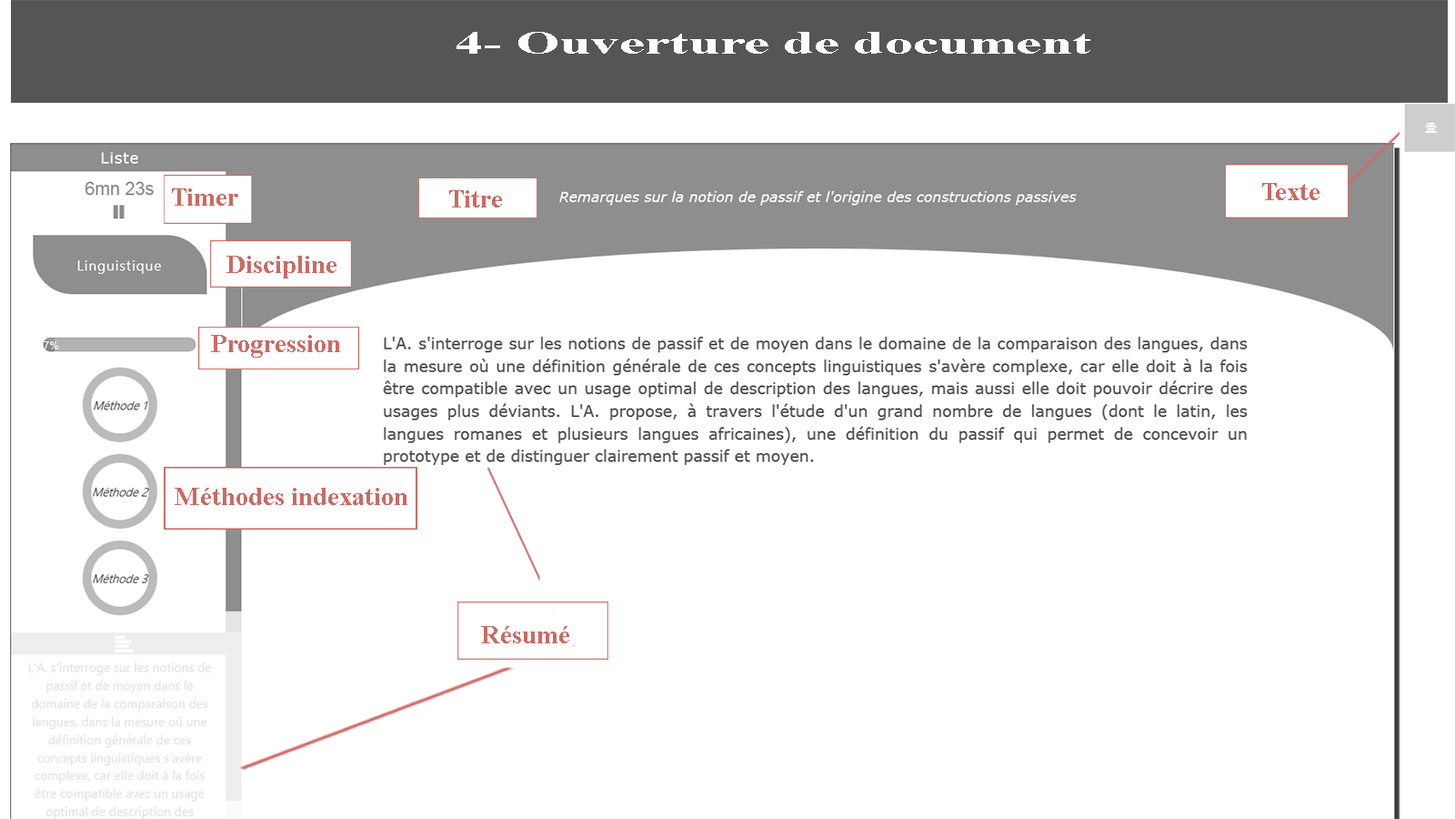
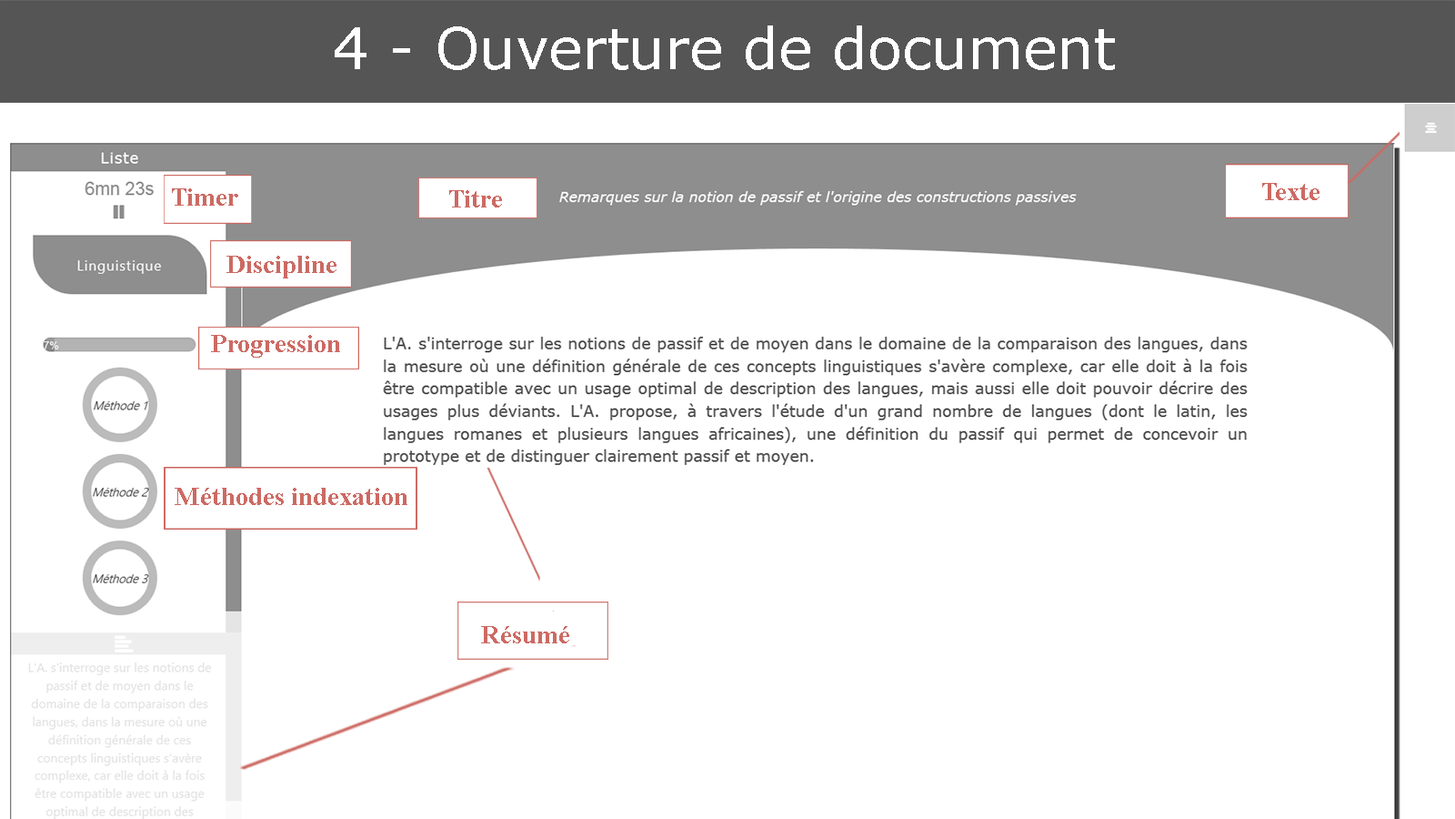
Revision of a layered 1455×819 image; what changed, layer by layer:
renamed "4- Ouverture de document" to "4 - Ouverture de document", painted on it over (x1=334, y1=25, x2=1116, y2=71)
painted on "Calque 1" over (x1=0, y1=0, x2=1455, y2=103)
